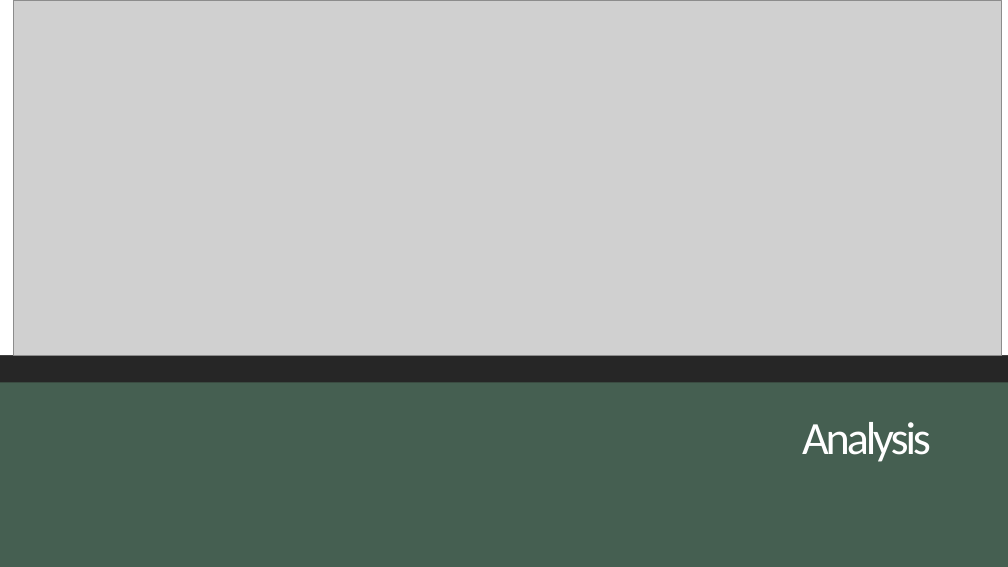
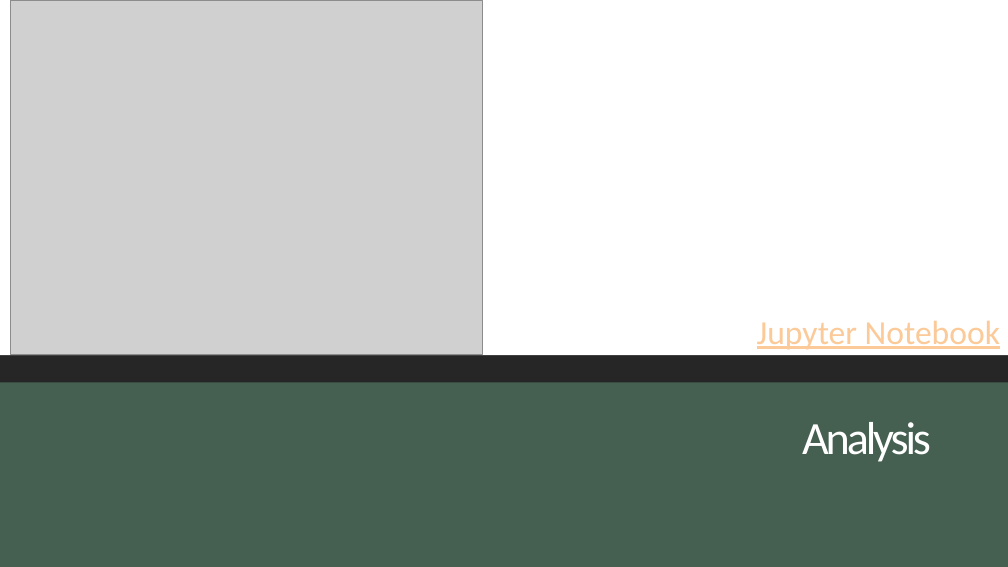
Before and after one commit to ashleighdevito/Cryptocurrency, a slide deck: slide 8 of Presentation/1_cryptocurrency_presentation.pptx. Drawn at 1008x567 pixels with LibreOffice and Linux fonts; fonts in the diff are those of the drawing; grey boxes stand for pictures. Boxes give left, top, right and bottom in pixels: in the first picture for what was removed or moved away, otherwise in the second. Text is boxed around its words. In the diff, an @@ line names an element or a change of style, - is before the commit and + after.

```diff
--- a/Presentation/1_cryptocurrency_presentation.pptx
+++ b/Presentation/1_cryptocurrency_presentation.pptx
@@ picture added at [10,0,482,355] @@
@@ picture removed at [14,0,1002,355] @@
@@ text in rectangle at [757,321,1000,350]: text added @@
+Jupyter Notebook
```
Also in this commit, not shown: 2 other slides changed, 5 slides added, 5 other files.
